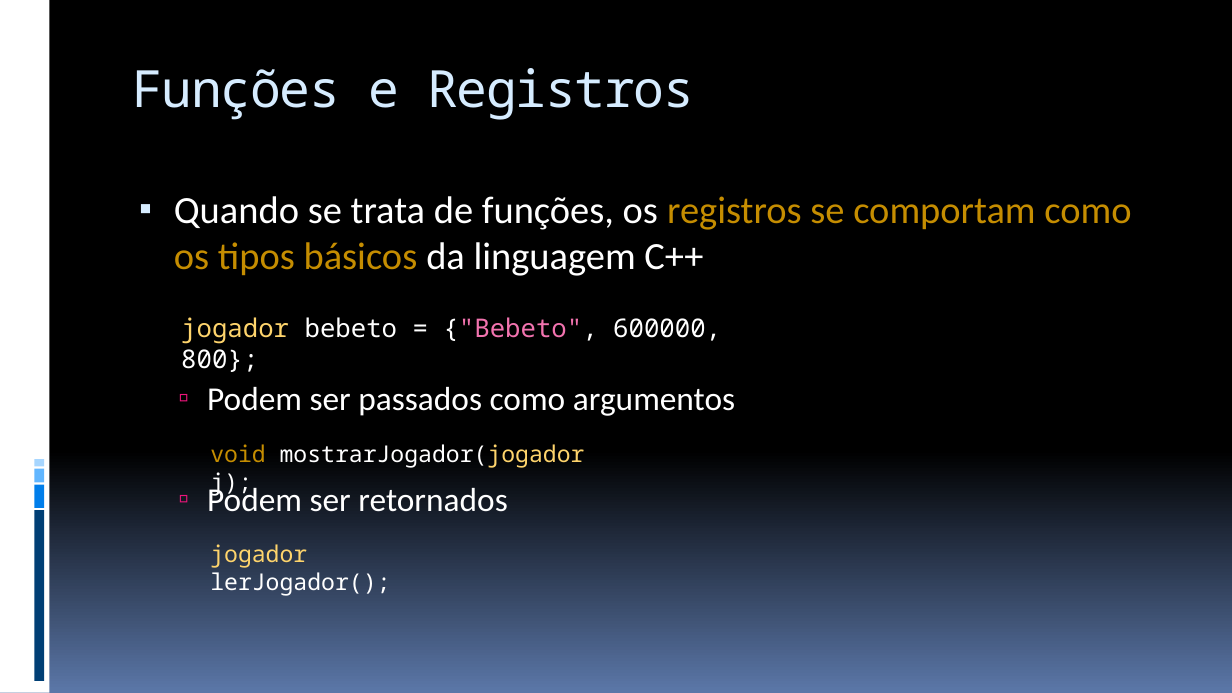
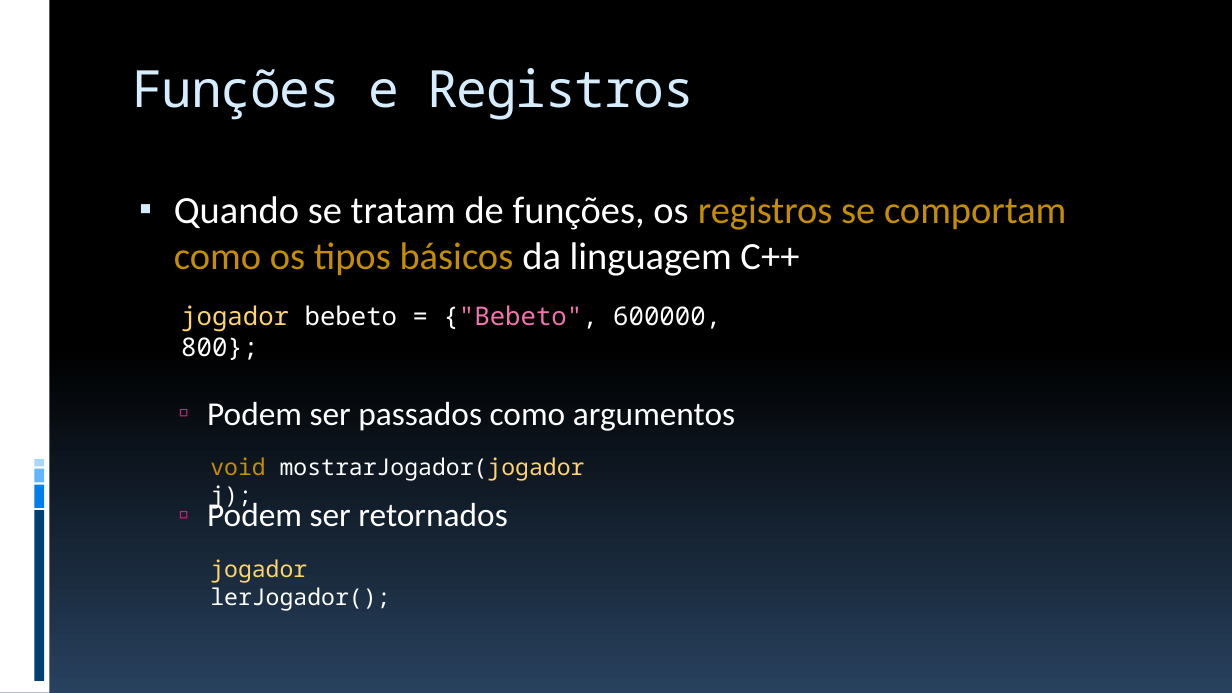
Before and after one commit to JudsonSS/ProgComp, a slide deck: slide 20 of Slides/26. Funções com Strings e Registros.pptx. Drawn at 1232x693 pixels with LibreOffice and Linux fonts; fonts in the diff are those of the drawing. Boxes give left, top, right and bottom in pixels: in the first picture for what was removed or moved away, otherwise in the second. Text is boxed around its words. In the diff, an @@ line names an element or a change of style, - is before the commit and + after.

```diff
--- a/Slides/26. Funções com Strings e Registros.pptx
+++ b/Slides/26. Funções com Strings e Registros.pptx
@@ background gradient #000000 to #5B77A8 to gradient #000000 to #28415E @@
@@ text at box(174, 196, 1066, 276): text changed @@
-▪ Quando se trata de funções, os registros se comportam como os tipos básicos da linguagem C++
+▪ Quando se tratam de funções, os registros se comportam
+  como os tipos básicos da linguagem C++
@@ text "jogador bebeto = {"Bebeto", 600000, ...": place and size @@
-text "jogador bebeto = {"Bebeto", 600000, ..." at box(181, 317, 721, 372)
+text "jogador bebeto = {"Bebeto", 600000, ..." at box(181, 305, 721, 360)
@@ text "void mostrarJogador(jogador j);": place and size @@
-text "void mostrarJogador(jogador j);" at box(210, 444, 585, 495)
+text "void mostrarJogador(jogador j);" at box(210, 457, 585, 509)
@@ text "jogador lerJogador();": place and size @@
-text "jogador lerJogador();" at box(210, 544, 390, 596)
+text "jogador lerJogador();" at box(210, 559, 390, 611)
```
Also in this commit, not shown: 31 other slides changed, 9 other files.
